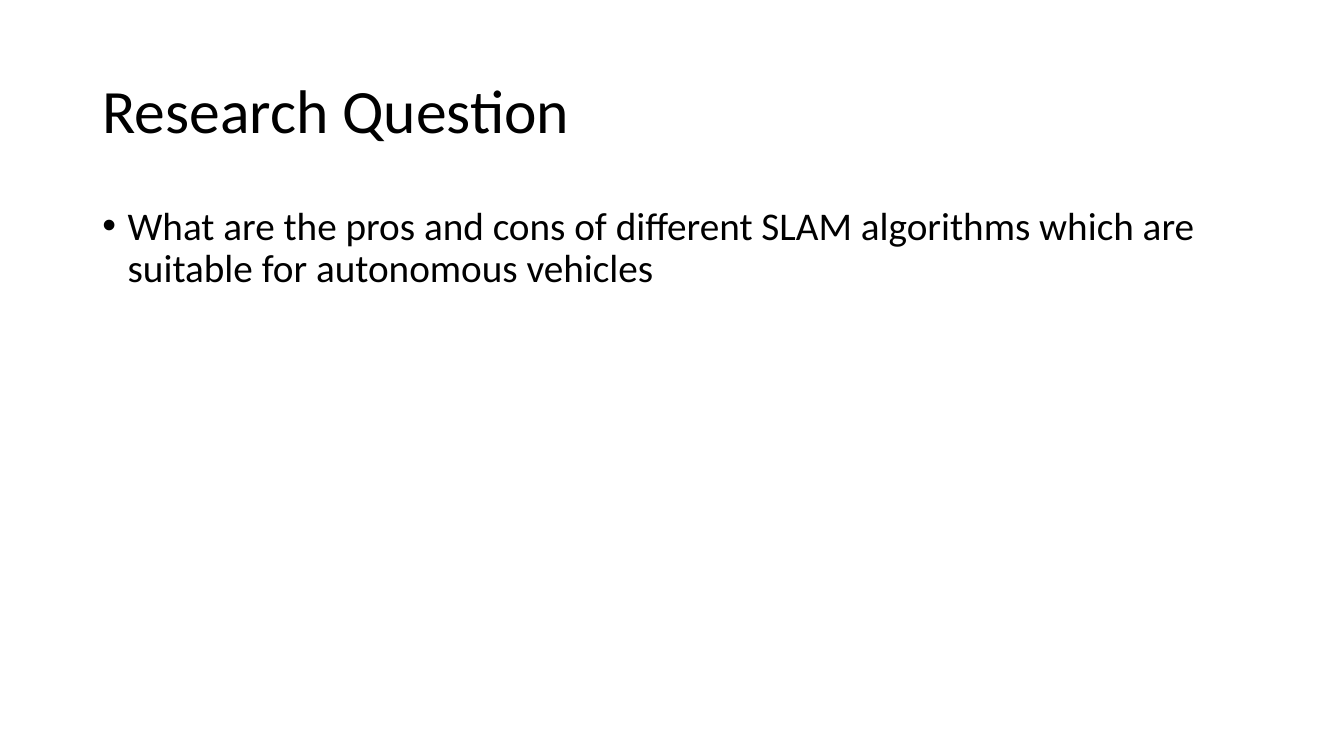
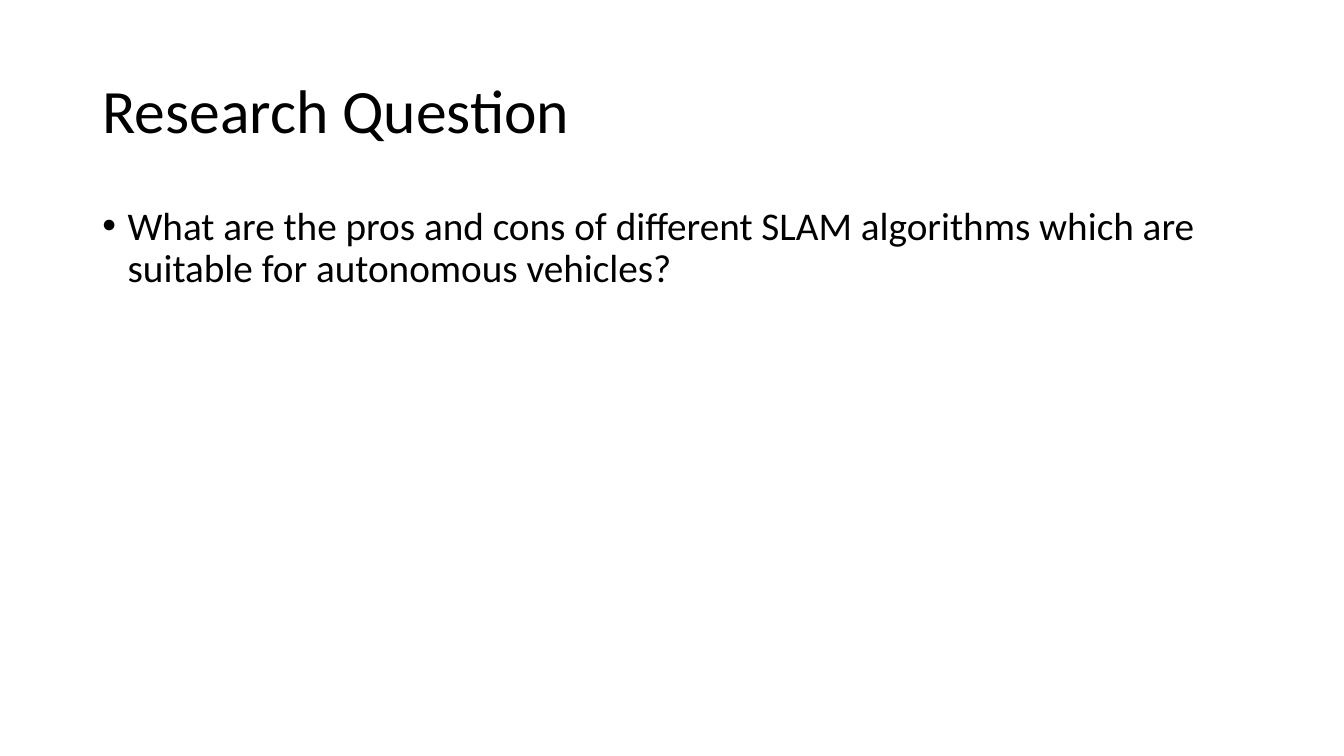
Before and after one commit to AndFroSwe/MF2071, a slide deck: slide 3 of Simultaneous Localization And Mapping.pptx. Drawn at 1344x756 pixels with LibreOffice and Linux fonts; fonts in the diff are those of the drawing. Boxes give left, top, right and bottom in pixels: in the first picture for what was removed or moved away, otherwise in the second. Text is boxed around its words. In the diff, an @@ line names an element or a change of style, - is before the commit and + after.

```diff
--- a/Simultaneous Localization And Mapping.pptx
+++ b/Simultaneous Localization And Mapping.pptx
@@ text at [128,212,1194,283]: text changed @@
-• What are the pros and cons of different SLAM algorithms which are suitable for autonomous vehicles
+• What are the pros and cons of different SLAM algorithms which are suitable for autonomous vehicles?
```
Also in this commit, not shown: 3 other slides changed.
